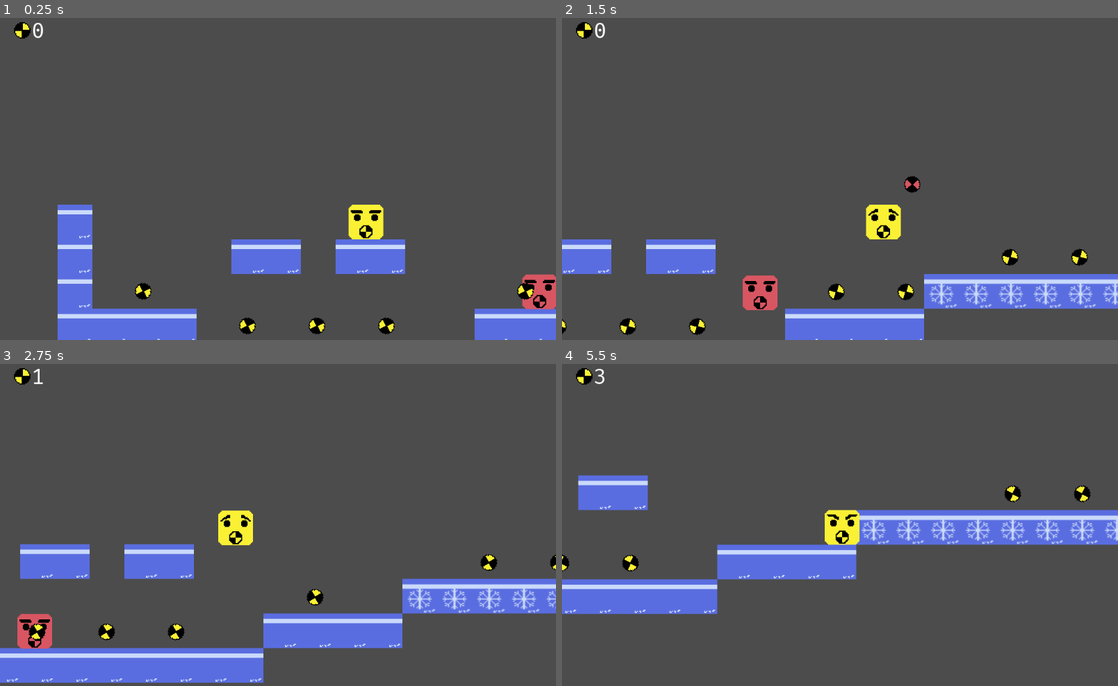
Above: before the commit, frames 1-4 (two rows, left to right).
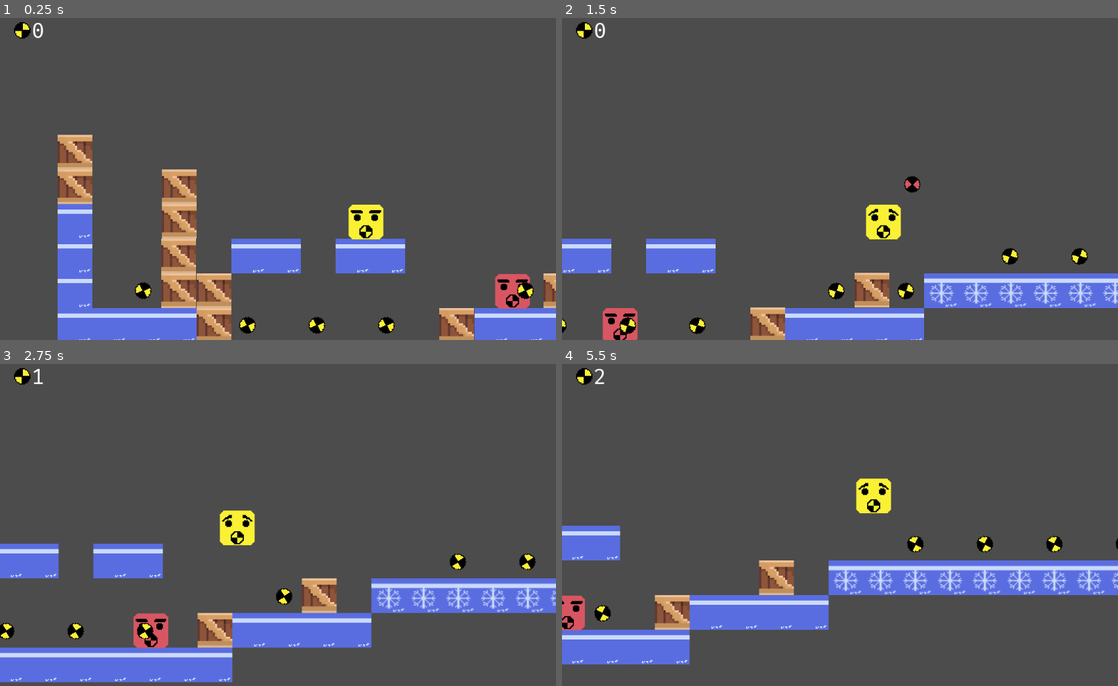
Above: after the commit, the same moments.

Repository: emerycp/2DExperimentation
Game: Godot game, scene res://Scenes/Main.tscn
Same seed, same stepped clock (60 frames per second), same inputs: the game is played once before the commit and once after it.
Inputs:
- Up to frame 1 (0.25 s): no input
- Up to frame 2 (1.5 s): hold D (move_right) from 0.53 s (still down); tap J (action_one) at 0.6 s; tap K (action_two) at 1.35 s
- Up to frame 3 (2.75 s): release D (move_right) at 2.03 s; hold A (move_left) from 2.03 s (still down); tap J (action_one) at 2.1 s
- Up to frame 4 (5.5 s): release A (move_left) at 2.78 s; hold D (move_right) 2.78-4.28 s; tap K (action_two) at 2.85, 4.35 s; tap J (action_one) at 3.6, 5.1 s; hold A (move_left) 4.28-5.03 s; hold D (move_right) from 5.03 s (still down)

The runs differ from the first frame. In frame 1, 7.8% of the frame differs, in the area x 10-100%, y 36-100%; in frame 2, 4.2%; in frame 3, 11%; in frame 4, 26%, in the area x 0-100%, y 1-94%.

Commit message:
Added Crates & particles, moved some files, fixes on bullet signals

Diff:
--- a/Scenes/Bullet.tscn
+++ b/Scenes/Bullet.tscn
@@ -4,7 +4,7 @@
 [ext_resource path="res://Sprites/TESTDANGER.png" type="Texture" id=2]
 
 [sub_resource type="CircleShape2D" id=1]
-radius = 8.0
+radius = 9.12391
 
 [node name="Bullet" type="Area2D"]
 collision_layer = 16
--- /dev/null
+++ b/Scenes/Chip.tscn
@@ -0,0 +1,35 @@
+[gd_scene load_steps=5 format=2]
+
+[ext_resource path="res://Sprites/Chip.png" type="Texture" id=1]
+
+[sub_resource type="Gradient" id=2]
+offsets = PoolRealArray( 0.829457, 1 )
+colors = PoolColorArray( 1, 1, 1, 1, 0, 0, 0, 0 )
+
+[sub_resource type="GradientTexture" id=3]
+gradient = SubResource( 2 )
+
+[sub_resource type="ParticlesMaterial" id=1]
+flag_disable_z = true
+direction = Vector3( 0, -1, 0 )
+spread = 25.0
+gravity = Vector3( 0, 100, 0 )
+initial_velocity = 90.0
+initial_velocity_random = 0.8
+angular_velocity = 600.0
+angular_velocity_random = 0.9
+orbit_velocity = 0.0
+orbit_velocity_random = 0.0
+scale = 2.0
+scale_random = 1.0
+color_ramp = SubResource( 3 )
+
+[node name="Chip" type="Particles2D"]
+emitting = false
+amount = 5
+lifetime = 2.0
+one_shot = true
+explosiveness = 1.0
+local_coords = false
+process_material = SubResource( 1 )
+texture = ExtResource( 1 )
--- a/Scenes/Crates.gd
+++ /dev/null
@@ -1,16 +0,0 @@
-extends Sprite
-
-
-# Declare member variables here. Examples:
-# var a = 2
-# var b = "text"
-
-
-# Called when the node enters the scene tree for the first time.
-func _ready():
-	pass # Replace with function body.
-
-
-# Called every frame. 'delta' is the elapsed time since the previous frame.
-#func _process(delta):
-#	pass
--- a/Scenes/Crates.tscn
+++ b/Scenes/Crates.tscn
@@ -1,9 +1,28 @@
-[gd_scene load_steps=3 format=2]
+[gd_scene load_steps=4 format=2]
 
 [ext_resource path="res://Sprites/Crate.png" type="Texture" id=1]
-[ext_resource path="res://Scenes/Crates.gd" type="Script" id=2]
+[ext_resource path="res://Scripts/Crates.gd" type="Script" id=2]
 
-[node name="Crates" type="Sprite"]
+[sub_resource type="RectangleShape2D" id=1]
+extents = Vector2( 16, 16 )
+
+[node name="KinematicBody2D" type="KinematicBody2D"]
+collision_layer = 23
+collision_mask = 16
+script = ExtResource( 2 )
+
+[node name="CollisionArea2D2" type="CollisionShape2D" parent="."]
+position = Vector2( 16, 16 )
+shape = SubResource( 1 )
+
+[node name="Area2D" type="Area2D" parent="."]
+
+[node name="Crates" type="Sprite" parent="Area2D"]
 texture = ExtResource( 1 )
 centered = false
-script = ExtResource( 2 )
+
+[node name="CollisionArea2D" type="CollisionShape2D" parent="Area2D"]
+position = Vector2( 16, 16 )
+shape = SubResource( 1 )
+
+[connection signal="area_entered" from="Area2D" to="." method="_on_Area_entered"]
--- a/Scenes/Main.tscn
+++ b/Scenes/Main.tscn
@@ -9,7 +9,7 @@
 [ext_resource path="res://Scenes/UI.tscn" type="PackedScene" id=8]
 [ext_resource path="res://Scenes/Tilemap.tscn" type="PackedScene" id=9]
 [ext_resource path="res://Sprites/Crate.png" type="Texture" id=10]
-[ext_resource path="res://Scenes/EntityTilemap.gd" type="Script" id=11]
+[ext_resource path="res://Scripts/EntityTilemap.gd" type="Script" id=11]
 [ext_resource path="res://Sprites/TESTCOIN1.png" type="Texture" id=12]
 
 [sub_resource type="ConvexPolygonShape2D" id=1]
@@ -69,9 +69,9 @@
 cell_size = Vector2( 32, 32 )
 show_collision = true
 collision_layer = 8
-collision_mask = 0
+collision_mask = 16
 format = 1
-tile_data = PoolIntArray( 262149, 1, 0, 262150, 1, 0, 262152, 1, 0, 262153, 1, 0, 327698, 1073741826, 0, 327700, 1073741826, 0, 327701, 1, 0, 327702, 1073741826, 0, 327704, 1073741826, 0, 327706, 1073741826, 0, 327708, 1073741826, 0, 327710, 1073741826, 0, 393218, 2, 0, 393229, 1073741826, 0, 393231, 1073741826, 0, 458757, 1073741826, 0, 458759, 1073741826, 0, 458761, 1073741826, 0 )
+tile_data = PoolIntArray( 131072, 0, 0, 196608, 0, 0, 196611, 0, 0, 262147, 0, 0, 262149, 1, 0, 262150, 1, 0, 262152, 1, 0, 262153, 1, 0, 327683, 0, 0, 327698, 1073741826, 0, 327700, 1073741826, 0, 327701, 1, 0, 327702, 1073741826, 0, 327704, 1073741826, 0, 327706, 1073741826, 0, 327708, 1073741826, 0, 327710, 1073741826, 0, 393218, 2, 0, 393219, 0, 0, 393220, 0, 0, 393229, 1073741826, 0, 393230, 0, 0, 393231, 1073741826, 0, 458756, 0, 0, 458757, 1073741826, 0, 458759, 1073741826, 0, 458761, 1073741826, 0, 458763, 0, 0 )
 script = ExtResource( 11 )
 
 [node name="Player" parent="." instance=ExtResource( 2 )]
--- a/Scenes/Player.tscn
+++ b/Scenes/Player.tscn
@@ -12,19 +12,19 @@
 "name": "default",
 "speed": 5.0
 }, {
+"frames": [ ExtResource( 4 ) ],
+"loop": true,
+"name": "move",
+"speed": 5.0
+}, {
 "frames": [ ExtResource( 1 ) ],
 "loop": true,
 "name": "jump",
 "speed": 5.0
-}, {
-"frames": [ ExtResource( 4 ) ],
-"loop": true,
-"name": "move",
-"speed": 5.0
 } ]
 
 [sub_resource type="RectangleShape2D" id=2]
-extents = Vector2( 13.0325, 16.0759 )
+extents = Vector2( 14.0751, 15.2582 )
 
 [node name="Player" type="KinematicBody2D"]
 collision_layer = 2
--- a/Scripts/Bullet.gd
+++ b/Scripts/Bullet.gd
@@ -23,8 +23,8 @@
 	position.y += spread * delta
 
 func _on_Bullet_body_entered(pBody):
-	if(pBody.visible and pBody.name.begins_with("Enemy")):
-		pBody.hitpoint -= bulletDamage
-		pBody.showHitpoints()
-
-	queue_free()
+	if pBody.visible:
+		if pBody.name.begins_with("Enemy"):
+			pBody.hitpoint -= bulletDamage
+			pBody.showHitpoints()
+		queue_free()
--- /dev/null
+++ b/Scripts/Crates.gd
@@ -0,0 +1,25 @@
+extends KinematicBody2D
+
+onready var chipScene = load("res://Scenes/Chip.tscn")
+
+var vel = Vector2()
+
+# Called when the node enters the scene tree for the first time.
+func _ready():
+	pass # Replace with function body.
+
+func _physics_process(delta):
+	vel.y += get_parent().gravity * delta
+	vel = move_and_slide(vel, Vector2.UP)
+
+func _on_Area_entered(pArea):
+	if(pArea.name == "Bullet"):
+		pArea.queue_free()
+		destroy()
+
+func destroy():
+	var chipInstance = chipScene.instance()
+	chipInstance.position = position
+	chipInstance.emitting = true
+	get_parent().add_child(chipInstance)
+	queue_free()
Not shown: 3 places in Scenes/Blood.tscn that only renumber resources
Renamed: Scenes/EntityTilemap.gd -> Scripts/EntityTilemap.gd
Binary file added: Sprites/Chip.png
Not shown, added: Sprites/Chip.png.import
Not shown, removed: Scenes/note.org
Not shown, added: note.md
